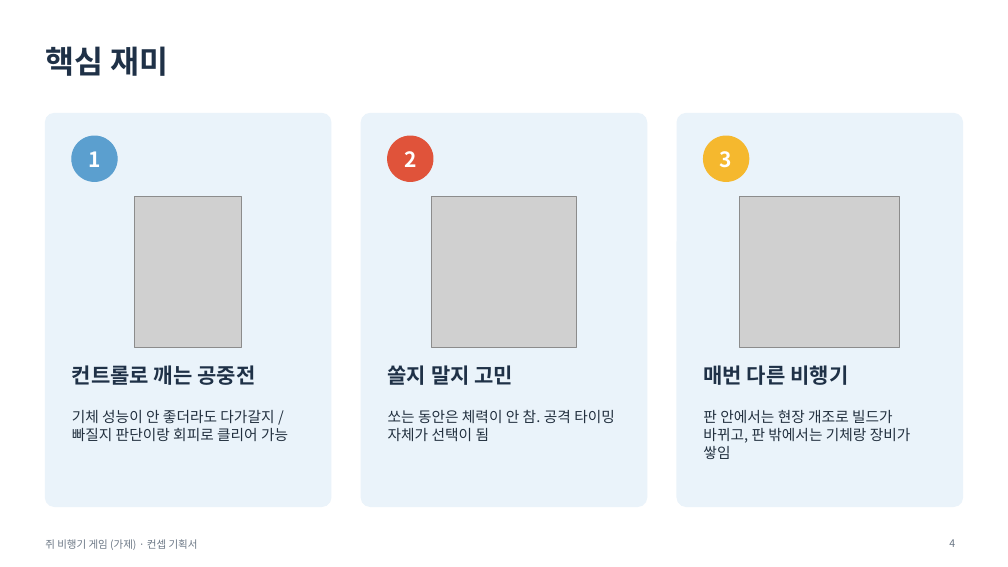
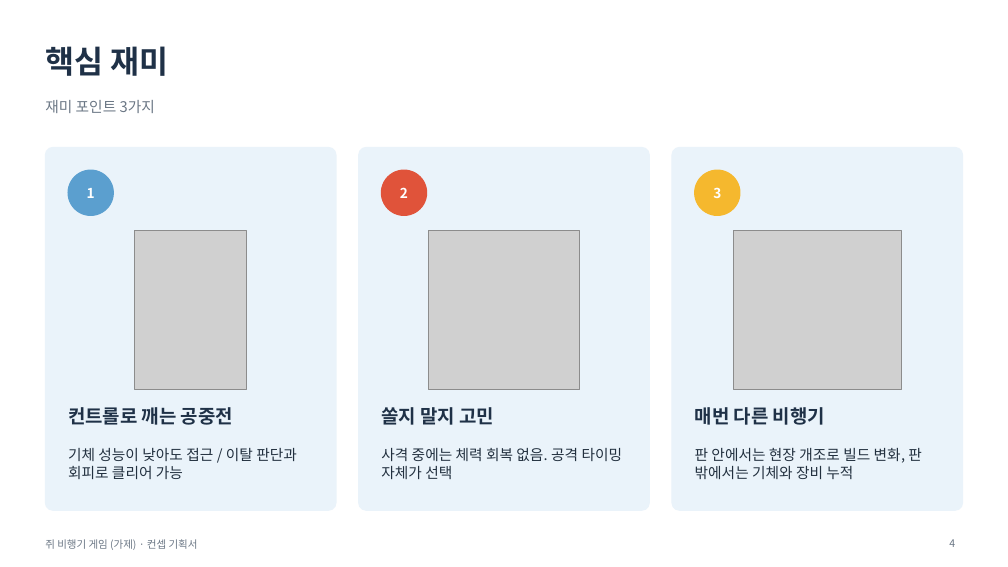
Before and after one commit to inory16351/RatPlain, a slide deck: slide 4 of 컨셉기획서.pptx. Drawn at 1008x567 pixels with LibreOffice and Linux fonts; fonts in the diff are those of the drawing; grey boxes stand for pictures. Boxes give left, top, right and bottom in pixels: in the first picture for what was removed or moved away, otherwise in the second. Text is boxed around its words. In the diff, an @@ line names an element or a change of style, - is before the commit and + after.

```diff
--- a/컨셉기획서.pptx
+++ b/컨셉기획서.pptx
@@ text added at (45,100,155,113), 14 pt, text #6B7785 @@
+재미 포인트 3가지
@@ rounded rectangle: place and size @@
-rounded rectangle at (45,113,331,507)
+rounded rectangle at (45,147,336,510)
@@ rounded rectangle: place and size @@
-rounded rectangle at (361,113,647,507)
+rounded rectangle at (358,147,649,510)
@@ proportions changed in 3 elements at (45,147,336,510), (358,147,649,510), (672,147,963,510) @@
@@ rounded rectangle: place and size @@
-rounded rectangle at (678,113,963,507)
+rounded rectangle at (672,147,963,510)
@@ 2 texts, 2 ellipses: place and size @@
-2 texts, 2 ellipses at (72,136,433,181)
+2 texts, 2 ellipses at (68,170,426,216)
@@ size 20 to 13 pt in 3 elements at (87,188,95,198), (400,187,408,198), (713,187,721,198) @@
@@ text "3": place and size @@
-text "3" at (720,151,732,168)
+text "3" at (713,187,721,198)
@@ ellipse: place and size @@
-ellipse at (704,136,749,181)
+ellipse at (695,170,740,216)
@@ picture: place and size @@
-picture at (135,197,241,348)
+picture at (135,231,247,389)
@@ picture: place and size @@
-picture at (432,197,576,348)
+picture at (428,231,579,389)
@@ picture: place and size @@
-picture at (740,197,901,348)
+picture at (734,231,901,389)
@@ text "컨트롤로 깨는 공중전": place and size @@
-text "컨트롤로 깨는 공중전" at (72,365,255,385)
+text "컨트롤로 깨는 공중전" at (68,407,233,425)
@@ text "쏠지 말지 고민": place and size @@
-text "쏠지 말지 고민" at (388,365,514,385)
+text "쏠지 말지 고민" at (381,407,494,425)
@@ size 20 to 18 pt in 3 elements at (381,407,494,425), (68,407,233,425), (695,407,825,425) @@
@@ text "매번 다른 비행기": place and size @@
-text "매번 다른 비행기" at (703,365,848,385)
+text "매번 다른 비행기" at (695,407,825,425)
@@ text at (68,448,297,479): text changed @@
-기체 성능이 안 좋더라도 다가갈지 / 빠질지 판단이랑 회피로 클리어 가능
+기체 성능이 낮아도 접근 / 이탈 판단과 회피로 클리어 가능
@@ text at (381,448,623,479): text changed @@
-쏘는 동안은 체력이 안 참. 공격 타이밍 자체가 선택이 됨
+사격 중에는 체력 회복 없음. 공격 타이밍 자체가 선택
@@ text at (695,448,922,479): text changed @@
-판 안에서는 현장 개조로 빌드가 바뀌고, 판 밖에서는 기체랑 장비가 쌓임
+판 안에서는 현장 개조로 빌드 변화, 판 밖에서는 기체와 장비 누적
```
Also in this commit, not shown: 18 other slides changed, 1 other file.
